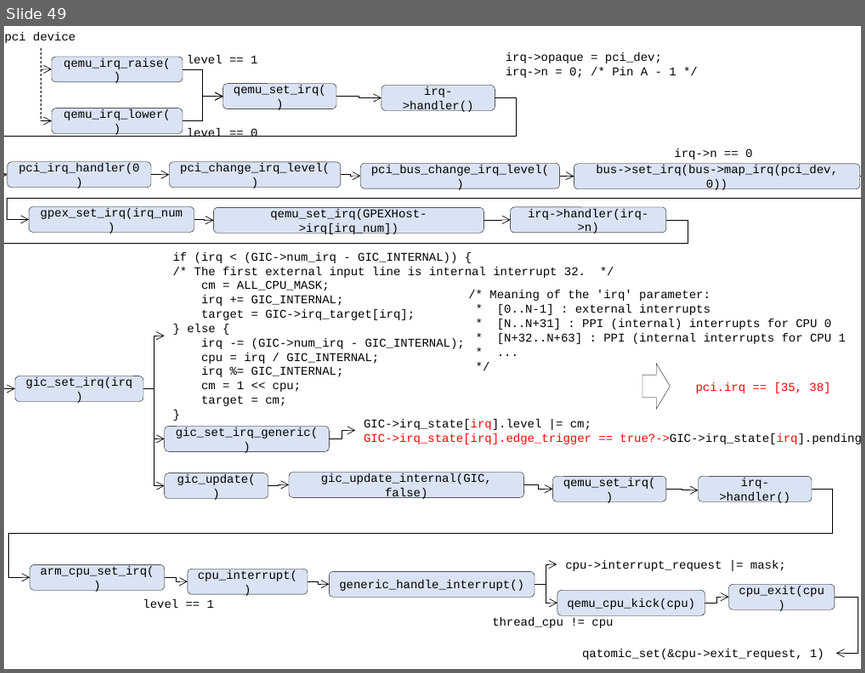
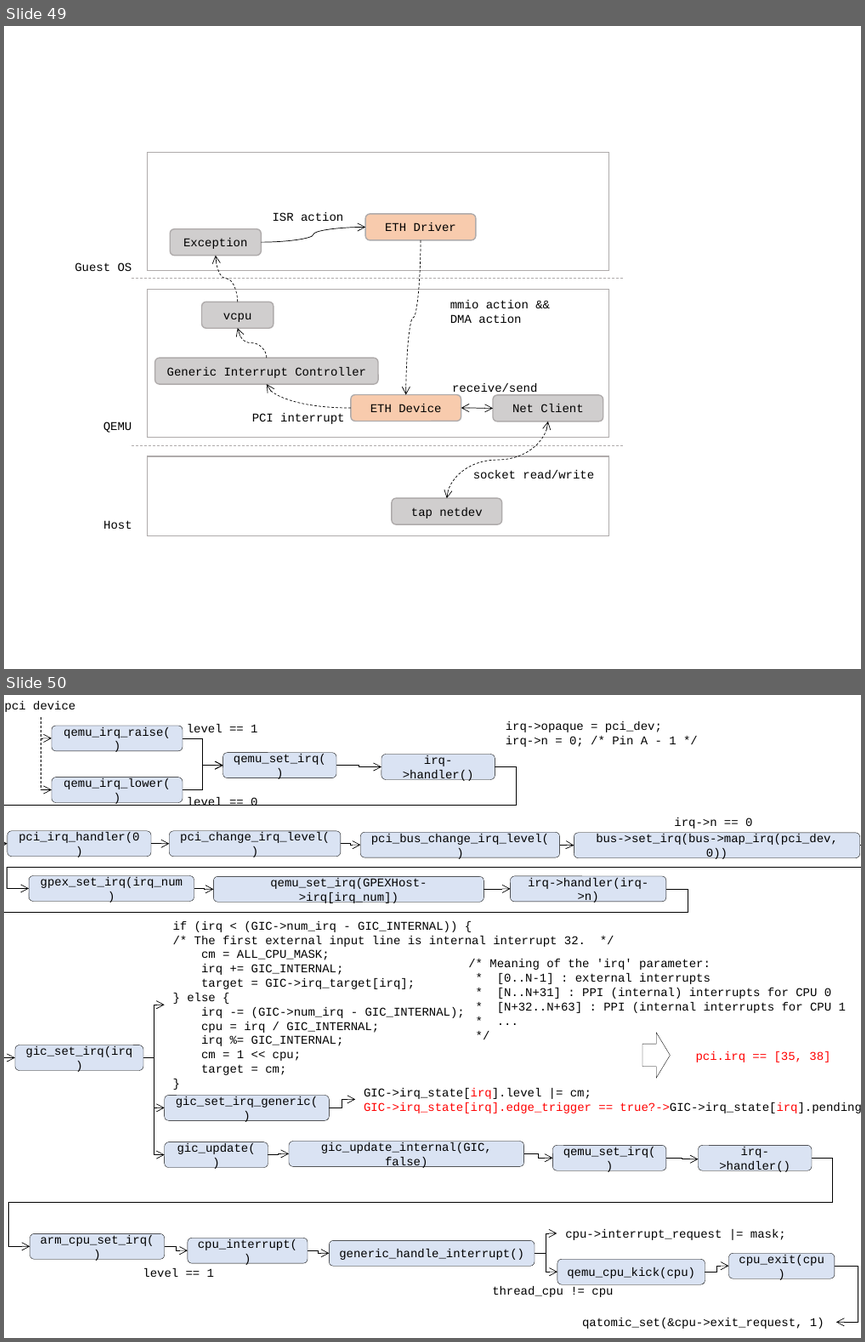
Before and after one commit to movetobe/xxx, a slide deck: xxx.pptx. Shown one above the other, each under a label of ours: slide 49 before the commit, slides 49 and 50 after it. The pictures are 865x673 and 865x1342 pixels, drawn with LibreOffice and Linux fonts; fonts in the diff are those of the drawing. Boxes give left, top, right and bottom in pixels: in the first picture for what was removed or moved away, otherwise in the second. Text is boxed around its words. In the diff, an @@ line names an element or a change of style, - is before the commit and + after.

```diff
--- a/xxx.pptx
+++ b/xxx.pptx
@@ slide 49 added at bbox=[4, 26, 861, 669], background #FFFFFF @@
@@ rectangle added at bbox=[147, 152, 609, 270], outline #AFABAB 1 pt @@
@@ rounded rectangle added at bbox=[171, 229, 261, 256], fill #D0CECE, outline #AFABAB 1 pt, 10 pt, text #000000 @@
+Exception
@@ curved arrow added from (261, 242) to (365, 227), #000000 0.5 pt @@
@@ text added at bbox=[273, 212, 343, 221], 10 pt, text #000000 @@
+ISR action
@@ rounded rectangle added at bbox=[365, 214, 476, 240], fill #F8CBAD, outline #AFABAB 1 pt, 10 pt, text #000000 @@
+ETH Driver
@@ curved arrow added from (420, 240) to (406, 394), #000000 0.5 pt dashed @@
@@ text added at bbox=[75, 262, 132, 271], 10 pt, text #000000 @@
+Guest OS
@@ line added from (132, 278) to (624, 278), #AFABAB 0.5 pt dashed @@
@@ curved arrow added from (238, 302) to (216, 256), #000000 0.5 pt dashed @@
@@ rectangle added at bbox=[147, 289, 609, 437], outline #AFABAB 1 pt @@
@@ rounded rectangle added at bbox=[202, 302, 274, 329], fill #D0CECE, outline #AFABAB 1 pt, 10 pt, text #000000 @@
+vcpu
@@ text added at bbox=[450, 300, 528, 323], 10 pt, text #000000 @@
+mmio action &&
+DMA action
@@ curved arrow added from (266, 358) to (238, 328), #000000 0.5 pt dashed @@
@@ rounded rectangle added at bbox=[154, 358, 377, 384], fill #D0CECE, outline #AFABAB 1 pt, 10 pt, text #000000 @@
+Generic Interrupt Controller
@@ curved arrow added from (351, 408) to (266, 384), #000000 0.5 pt dashed @@
@@ rounded rectangle added at bbox=[351, 394, 461, 421], fill #F8CBAD, outline #AFABAB 1 pt, 10 pt, text #000000 @@
+ETH Device
@@ text added at bbox=[452, 383, 537, 396], 10 pt, text #000000 @@
+receive/send
@@ curved double arrow added from (460, 408) to (493, 408), #000000 0.5 pt @@
@@ rounded rectangle added at bbox=[493, 395, 603, 422], fill #D0CECE, outline #AFABAB 1 pt, 10 pt, text #000000 @@
+Net Client
@@ text added at bbox=[103, 421, 132, 432], 10 pt, text #000000 @@
+QEMU
@@ text added at bbox=[252, 413, 344, 424], 10 pt, text #000000 @@
+PCI interrupt
@@ curved double arrow added from (548, 421) to (447, 498), #000000 0.5 pt dashed @@
@@ line added from (132, 446) to (624, 446), #AFABAB 0.5 pt dashed @@
@@ rectangle added at bbox=[147, 456, 609, 536], outline #AFABAB 1 pt @@
@@ text added at bbox=[473, 470, 594, 478], 10 pt, text #000000 @@
+socket read/write
@@ rounded rectangle added at bbox=[392, 498, 502, 525], fill #D0CECE, outline #AFABAB 1 pt, 10 pt, text #000000 @@
+tap netdev
@@ text added at bbox=[103, 520, 132, 528], 10 pt, text #000000 @@
+Host
@@ what was slide 49 is now slide 50 @@
```
Also in this commit, not shown: 7 other files.
